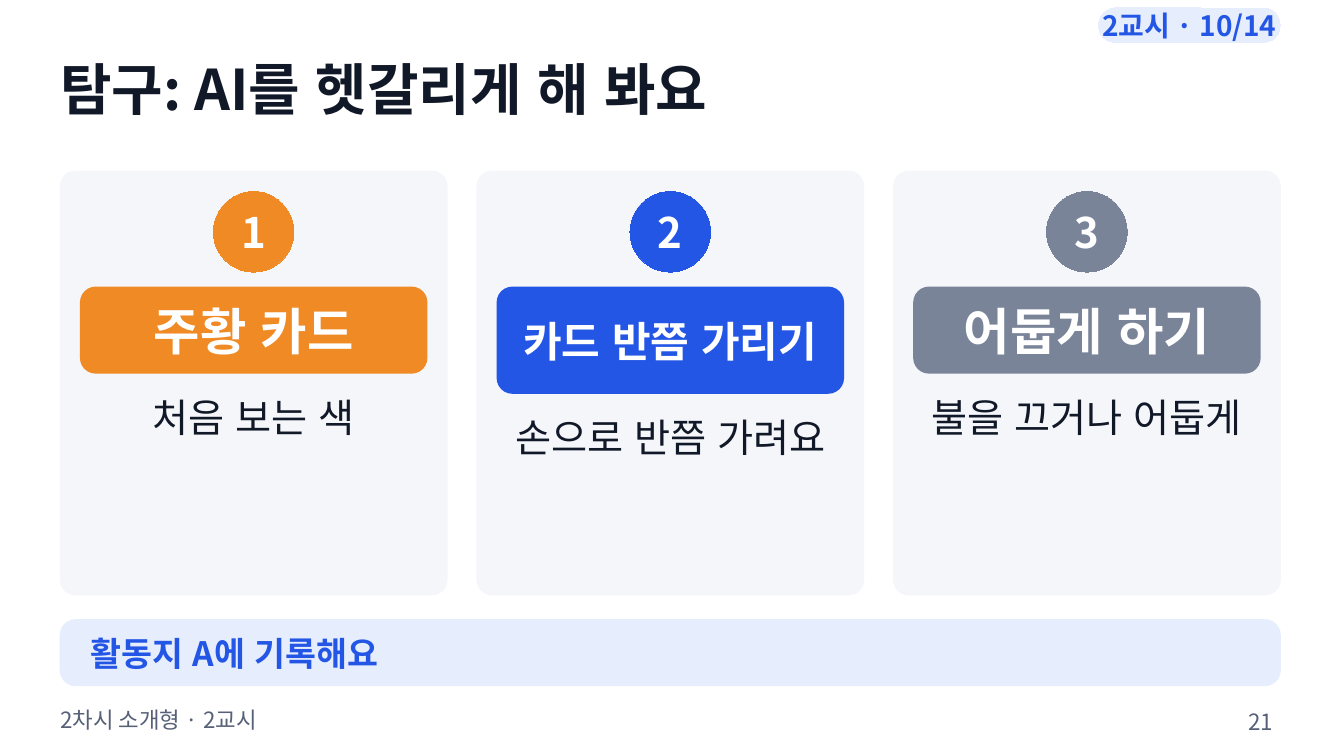
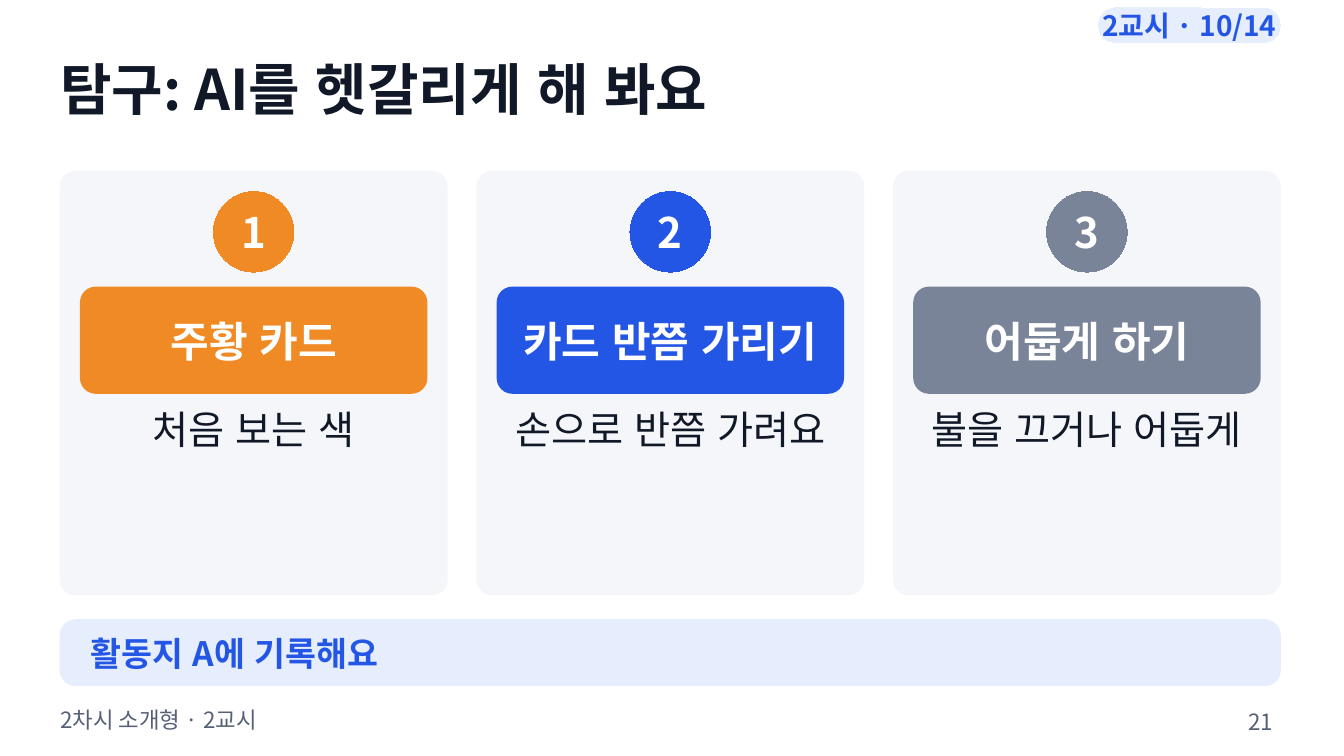
Before and after one commit to boundaryx01-uniquelife/microbit, a slide deck: slide 21 of bridge/docs/materials/2차시_소개형/2차시_수업슬라이드.pptx. Drawn at 1344x756 pixels with LibreOffice and Linux fonts; fonts in the diff are those of the drawing. Boxes give left, top, right and bottom in pixels: in the first picture for what was removed or moved away, otherwise in the second. Text is boxed around its words. In the diff, an @@ line names an element or a change of style, - is before the commit and + after.

```diff
--- a/bridge/docs/materials/2차시_소개형/2차시_수업슬라이드.pptx
+++ b/bridge/docs/materials/2차시_소개형/2차시_수업슬라이드.pptx
@@ rounded rectangle: place and size @@
-rounded rectangle at (81,287,426,373)
+rounded rectangle at (81,287,426,393)
@@ rounded rectangle at (81,287,426,393): proportions changed @@
@@ text "주황 카드" at (171,321,336,361): size 36 to 30 pt @@
@@ rounded rectangle at (914,287,1260,393): proportions changed @@
@@ rounded rectangle: place and size @@
-rounded rectangle at (914,287,1260,373)
+rounded rectangle at (914,287,1260,393)
@@ text "어둡게 하기" at (984,322,1189,361): size 36 to 30 pt @@
@@ text "처음 보는 색": place and size @@
-text "처음 보는 색" at (153,399,355,435)
+text "처음 보는 색" at (153,411,355,447)
@@ text "손으로 반쯤 가려요": place and size @@
-text "손으로 반쯤 가려요" at (515,419,825,455)
+text "손으로 반쯤 가려요" at (515,411,825,447)
@@ text "불을 끄거나 어둡게": place and size @@
-text "불을 끄거나 어둡게" at (932,399,1242,435)
+text "불을 끄거나 어둡게" at (932,411,1242,447)
```
Also in this commit, not shown: 3 other slides changed, 9 other files.
